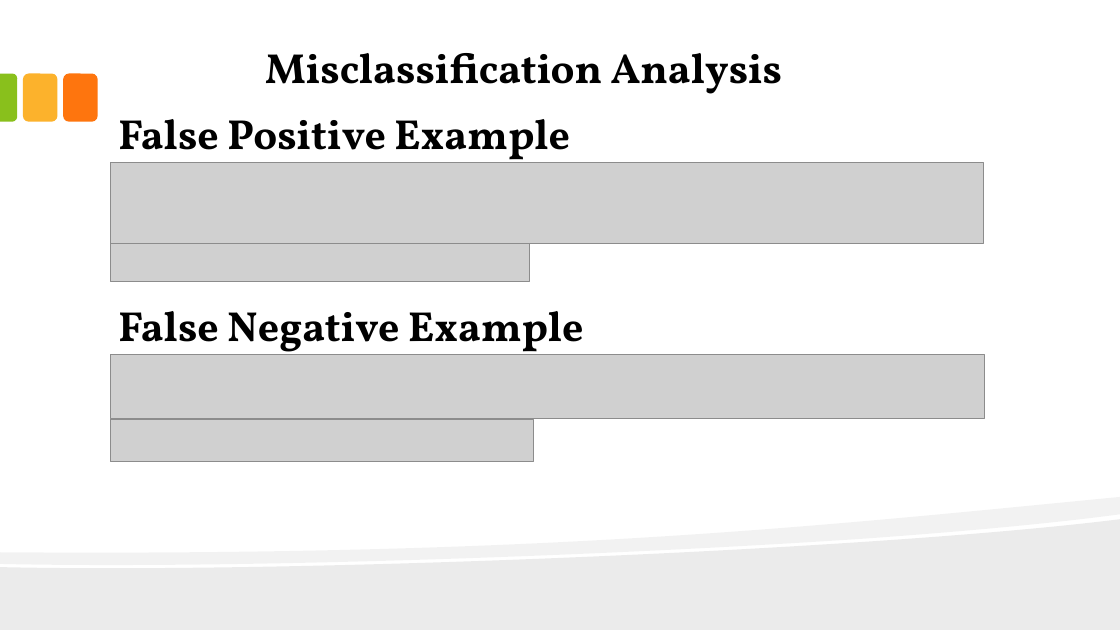
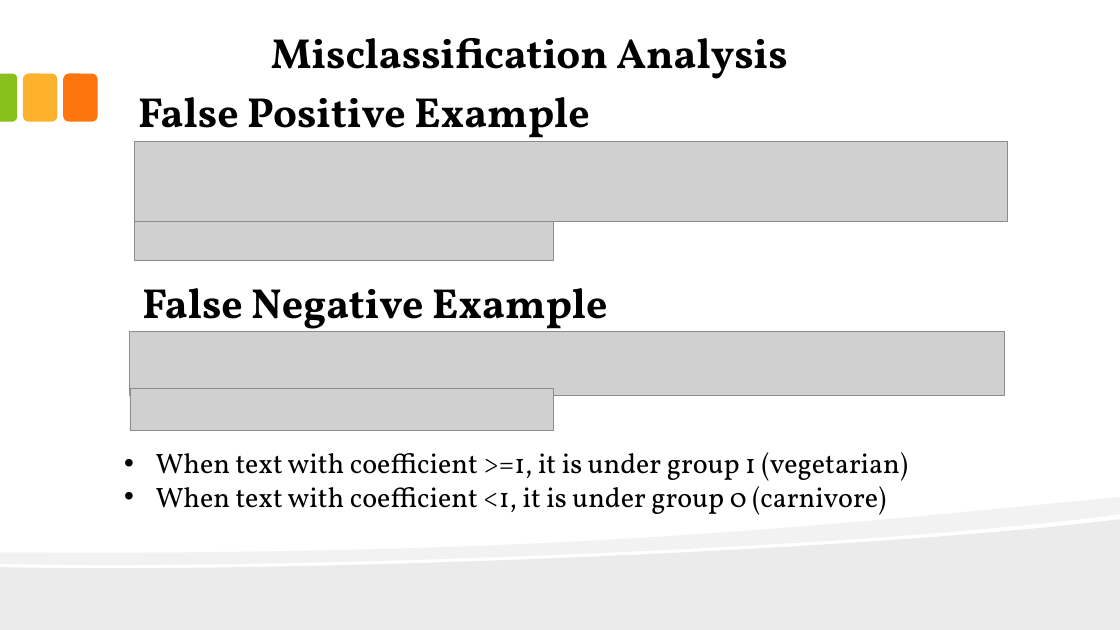
Before and after one commit to JackFongNew/dsiprojects, a slide deck: slide 12 of Vegetarian and Carnivore Classification/Vegetarian and Carnivore Classification.pptx (slide 10 before the commit). Drawn at 1120x630 pixels with LibreOffice and Linux fonts; fonts in the diff are those of the drawing; grey boxes stand for pictures. Boxes give left, top, right and bottom in pixels: in the first picture for what was removed or moved away, otherwise in the second. Text is boxed around its words. In the diff, an @@ line names an element or a change of style, - is before the commit and + after.

```diff
--- a/Vegetarian and Carnivore Classification/Vegetarian and Carnivore Classification.pptx
+++ b/Vegetarian and Carnivore Classification/Vegetarian and Carnivore Classification.pptx
@@ text "Misclassification Analysis": place and size @@
-text "Misclassification Analysis" at box(265, 53, 782, 94)
+text "Misclassification Analysis" at box(271, 38, 787, 79)
@@ text "False Positive Example": place and size @@
-text "False Positive Example" at box(118, 119, 570, 168)
+text "False Positive Example" at box(138, 97, 590, 146)
@@ picture: place and size @@
-picture at box(110, 163, 984, 244)
+picture at box(134, 141, 1008, 222)
@@ picture: place and size @@
-picture at box(110, 244, 529, 282)
+picture at box(134, 222, 554, 260)
@@ text "False Negative Example": place and size @@
-text "False Negative Example" at box(118, 311, 584, 359)
+text "False Negative Example" at box(142, 288, 608, 337)
@@ picture: place and size @@
-picture at box(110, 355, 985, 418)
+picture at box(130, 332, 1005, 396)
@@ picture: place and size @@
-picture at box(110, 420, 534, 462)
+picture at box(130, 389, 554, 431)
@@ text added at box(156, 452, 908, 515), 24 pt, text #000000 @@
+• When text with coefficient >=1, it is under group 1 (vegetarian)
+• When text with coefficient <1, it is under group 0 (carnivore)
```
Also in this commit, not shown: 9 other slides changed, 3 slides added, 1 slide removed, 1 other file.
